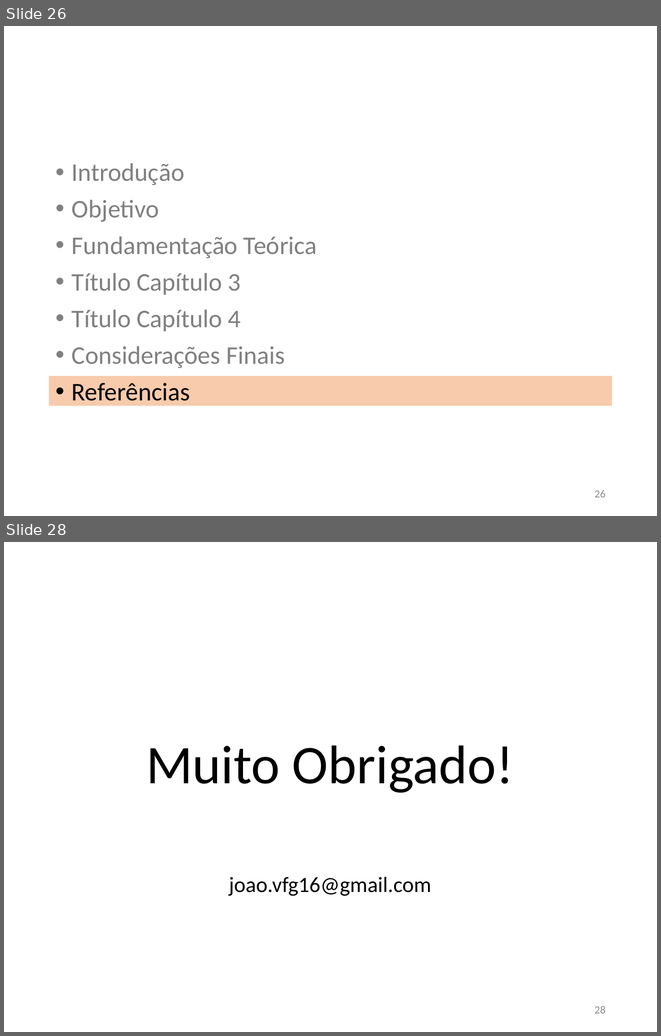
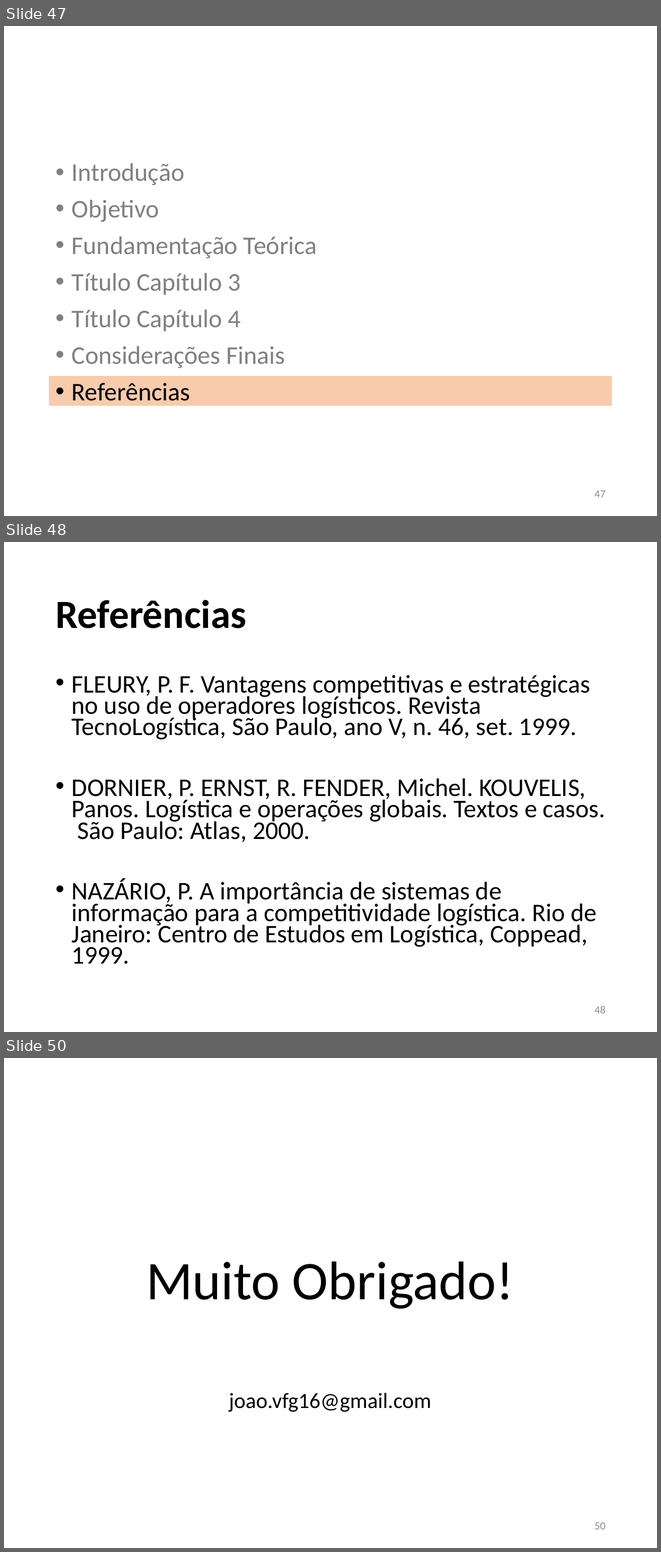
Before and after one commit to JoaoVFG/documentacaoTG, a slide deck: APRESENTAÇÃO JOAO VITOR.pptx. Shown one above the other, each under a label of ours: slides 26 and 28 before the commit, slides 47, 48 and 50 after it; the slides between them are not shown. The pictures are 661x1036 and 661x1552 pixels, drawn with LibreOffice and Linux fonts; fonts in the diff are those of the drawing; background and template pictures are left out. Boxes give left, top, right and bottom in pixels: in the first picture for what was removed or moved away, otherwise in the second. Text is boxed around its words. In the diff, an @@ line names an element or a change of style, - is before the commit and + after.

```diff
--- a/APRESENTAÇÃO JOAO VITOR.pptx
+++ b/APRESENTAÇÃO JOAO VITOR.pptx
@@ slide 48 added at [4,542,657,1032], background #FFFFFF @@
@@ title added at [55,600,246,628], 44 pt, text #000000, bold @@
+Referências
@@ text added at [72,675,606,964], 28 pt, text #000000 @@
+• FLEURY, P. F. Vantagens competitivas e estratégicas no uso de operadores logísticos. Revista TecnoLogística, São Paulo, ano V, n. 46, set. 1999.
+• DORNIER, P. ERNST, R. FENDER, Michel. KOUVELIS, Panos. Logística e operações globais. Textos e casos. São Paulo: Atlas, 2000.
+• NAZÁRIO, P. A importância de sistemas de informação para a competitividade logística. Rio de Janeiro: Centro de Estudos em Logística, Coppead, 1999.
@@ page number added at [594,1006,606,1013], 12 pt, text #8C8C8C @@
+48
@@ what was slide 26 is now slide 47 @@
@@ page number at [594,490,606,497]: text changed @@
-26
+47
@@ what was slide 28 is now slide 50 @@
@@ page number at [594,1522,606,1529]: text changed @@
-28
+50
```
Also in this commit, not shown: 3 slides changed, 26 other slides added, 5 slides removed, 4 other files.
